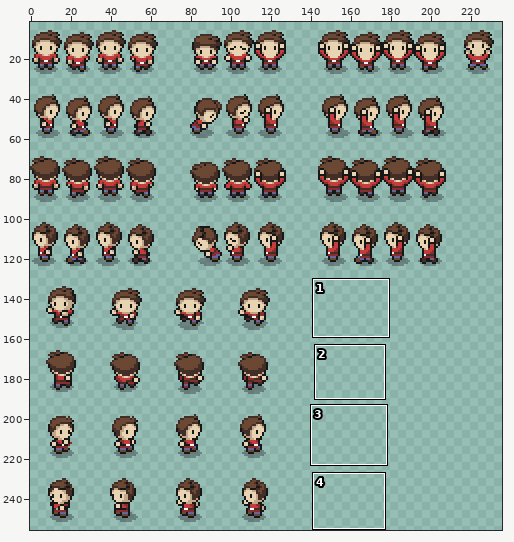
Sprite sheet -- Assets/gfx/character_no_weapon.png. Above: a wide view before the commit, with the close-up outlined.
Close-up. Before:
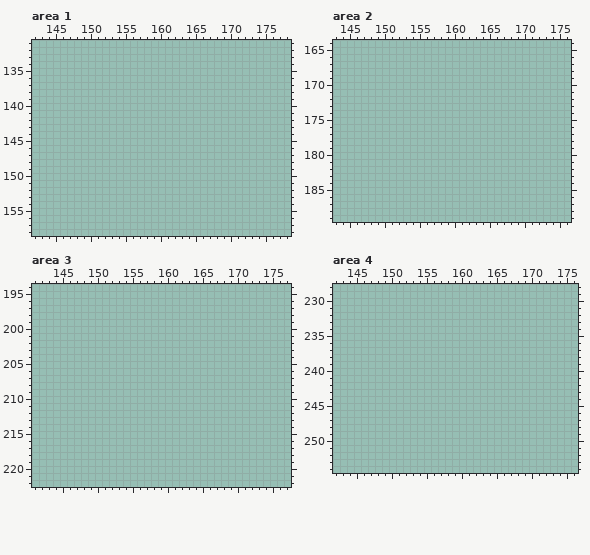
The file is 272x256 pixels. Shown: area 1: x 142..178, y 131..158; area 2: x 143..176, y 164..189; area 3: x 141..177, y 194..222; area 4: x 142..176, y 228..254. The wide view leaves out empty margins.
Palette (. is transparent): 
After the commit:
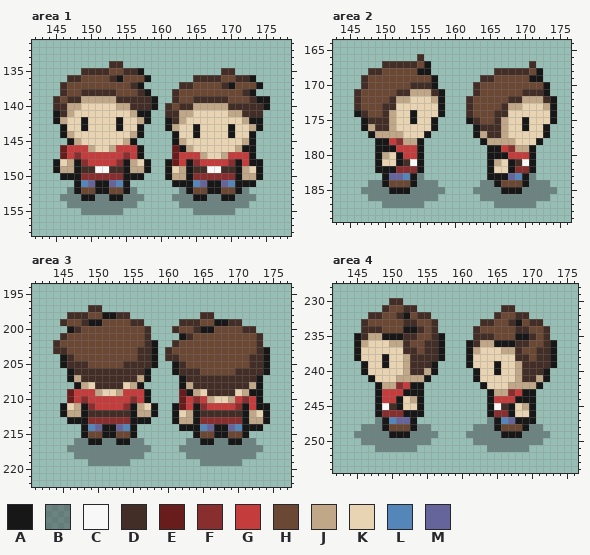
Colours new in this view: A #171717  B #2a2b3566  C #f8f8f8  D #432e27  E #681c1c  F #882e2e  G #c43c3c  H #6a4834  J #bfa787  K #e8d4b2  L #5586b9  M #65659b
Edits made:
Changed rows in their new state; - is an unchanged pixel.
Area 1:
first column x 145:
134 --------DD---------------------
135 ----DDDDHHDDA-----------DD-----
136 --DDHHHHDAHHHA------DDDDHHDDA--
137 -DHHHHHHHHHDA-----DDHHHHDAHHHA-
138 -DHHDDDDDHHHDA---DHHHHHHHHHDA--
139 DHDDJJJJJDDDDDA--DHHDDDDDHHHDAA
140 DDJJKKKKKJJDDDA-DHDDJJJJJDDDDDA
141 ADJKKKKKKKKJAA--DDJJKKKKKJJDDD-
142 AJKKAKKKKAKKJA--ADJKKKKKKKKJAA-
143 -AKKAKKKKAKKA---AJKKAKKKKAKKJA-
144 -AJKKKKKKKKJA----AKKAKKKKAKKA--
145 --AJKKKKKKJA-----AJKKKKKKKKJA--
146 -EGGGJKKJGGGA----EAJKKKKKKJAA--
147 -EGFGGGGGGFGA----EGGGJKKJGGGA--
148 AKJAFGGGGFAJKA--AEGAFGGGGFAGAA-
149 AJJADDCCDDAJJA--AKJADDCCDDAJKA-
150 -AAAFFFFFFAAA---AJJAFFFFFFAJJA-
151 ---ALMAAMLA------AAALMAAMLAAA--
152 --BAHHAAHHAB------BAHHAAHHAB---
153 -BBBAABBAABBB----BBBAABBAABBB--
154 --BBBBBBBBBB------BBBBBBBBBB---
155 ----BBBBBB----------BBBBBB-----
Area 2:
first column x 146:
166 ---------D-------------------
167 ----DDDDDHA--------------D---
168 --DDHHHHHAA---------DDDDDHA--
169 -DHHHHHHHHHA------DDHHHHHAA--
170 -DHHHHHHDDDA-----DHHHHHHHHHA-
171 DHHHHHDDJJJDA----DHHHHHHDDDA-
172 DHHHHDJJKKKJA---DHHHHHDDJJJDA
173 DHHHDDKKKKKKA---DHHHHDJJKKKJA
174 ADHHDJKKAKKKA---DHHHDDKKKKKKA
175 -ADDDJKKAKKA----ADHHDJKKAKKKA
176 -AJDDJKKKKKA-----ADDDJKKAKKA-
177 --AJJJJKKKA------AJDDJKKKKKA-
178 ---AAGFJJA--------AJJJJKKKA--
179 ---AAAGGGA---------AAGFJJA---
180 ---AJKAGGA---------AAAGGGA---
181 ---AKKADCA---------AJKADCA---
182 ---AAAFFFA---------AKKAFFA---
183 ----AMMLAB---------AAAMLAB---
184 --BBAHHHABBB------BBAHHHABBB-
185 -BBBBAAABBBBB----BBBBAAABBBBB
186 --BBBBBBBBBB------BBBBBBBBBB-
187 ----BBBBBB----------BBBBBB---
Area 3:
first column x 144:
197 -----DD------------------------
198 --DDDHHAADD----------DD--------
199 -DHHDAAHHHHDD-----DDDHHAADD----
200 --ADHHHHHHHHHD---DHHDAAHHHHDD--
201 -DHHHHHHHHHHHD----ADHHHHHHHHHD-
202 DHHHHHHHHHHHHDA--DHHHHHHHHHHHD-
203 DDHHHHHHHHHHDDA-DHHHHHHHHHHHHDA
204 -ADHHHHHHHHHDDA-DDHHHHHHHHHHDDA
205 -ADDDHHHHHDDDDA--ADHHHHHHHHHDDA
206 --ADDDDDDDDDDA---ADDDHHHHHDDDDA
207 --AJDDDDDDDDJA----ADDDDDDDDDDA-
208 ---AJKDDDDKJA-----AJDDDDDDDDJA-
209 --EGGGJKKJGGGA----EAJKDDDDKJAA-
210 --EGFGGGGGGFGA----EGFGJKKJGFGA-
211 -AKJAFGGGGFAJKA--AEGAFGGGGFAGAA
212 -AJJADDDDDDAJJA--AKJADDDDDDAJKA
213 --AAAFFFFFFAAA---AJJAFFFFFFAJJA
214 ----ALMAAMLA------AAALMAAMLAAA-
215 ----AHHAAHHA--------AHHAAHHA---
216 ---BBAABBAABB------BBAABBAABB--
217 --BBBBBBBBBBBB----BBBBBBBBBBBB-
218 ---BBBBBBBBBB------BBBBBBBBBB--
219 -----BBBBBB----------BBBBBB----
Area 4:
first column x 145:
230 -----DD----------------------
231 ----DHHDD------------DD------
232 --DDHHDAHDD---------DHHDD----
233 -DHHHHHDDHHD------DDHHDAHDD--
234 -DDDHHHAADHD-----DHHHHHDDHHD-
235 ADJJAAADDHHDA----DDDHHHAADHD-
236 AJKKKJJDHHDDA---ADJJAAADDHHDA
237 AKKKKKKDDHDDA---AJKKKJJDHHDDA
238 AKKKAKKJDDDDA---AKKKKKKDDHDDA
239 -AKKAKKJDDDA----AKKKAKKJDDDDA
240 -AKKKKKJDDJA-----AKKAKKJDDDA-
241 --AKKKJJJJA------AKKKKKJDDJA-
242 ---AJJFGAA--------AKKKJJJJA--
243 ---AGGGAAA---------AJJFGAA---
244 ---AGGAKJA---------AGGGAAA---
245 ---ACDAKKA---------ACDAKJA---
246 ---AFFFAAA---------AFFAKKA---
247 ---BALMMA----------BALMAAA---
248 -BBBAHHHABB------BBBAHHHABB--
249 BBBBBAAABBBB----BBBBBAAABBBB-
250 -BBBBBBBBBB------BBBBBBBBBB--
251 ---BBBBBB----------BBBBBB----
Changed places in both close-ups, as pixel boxes (x1, y1, x2, y2):
added: (53, 61, 270, 215)
added: (354, 54, 557, 208)
added: (53, 305, 270, 466)
added: (354, 298, 557, 452)
